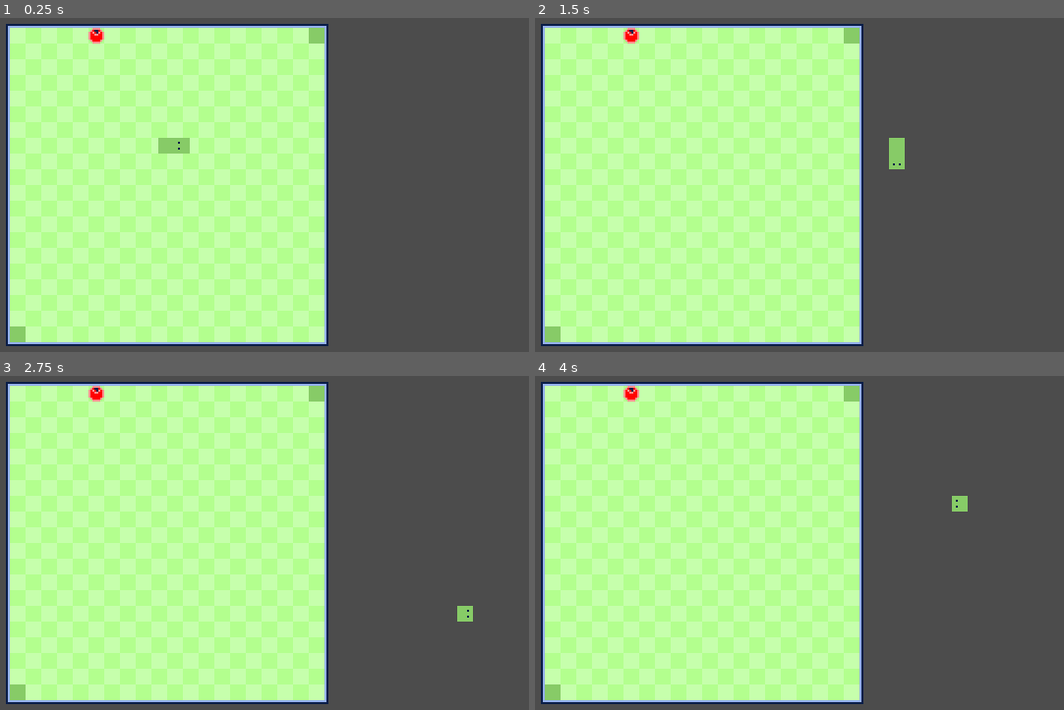
Above: before the commit, frames 1-4 (two rows, left to right).
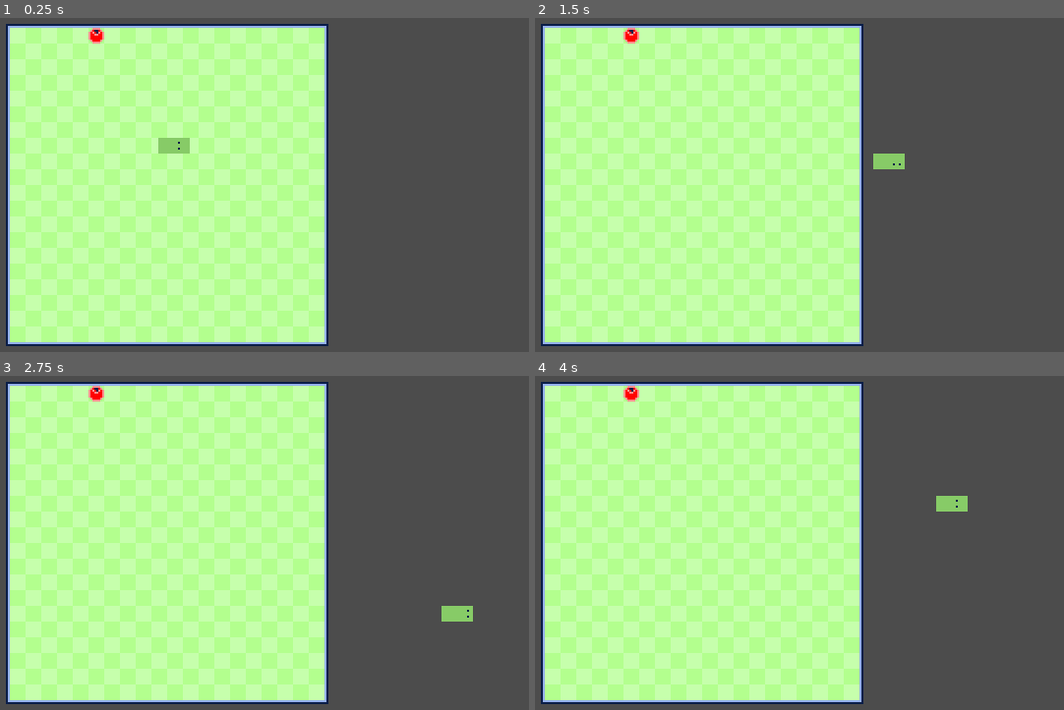
Above: after the commit, the same moments.

Repository: JustKwa/Snak-e
Game: Godot game, scene res://Scenes/level.tscn
Two runs of this game, one before a commit and one after it. Both use one fixed random seed, a clock stepped at 60 frames per second and the inputs below.
Inputs:
- Up to frame 1 (0.25 s): no input
- Up to frame 2 (1.5 s): hold Right (ui_right) 0.53-1.28 s; hold Down (ui_down) from 1.28 s (still down)
- Up to frame 3 (2.75 s): release Down (ui_down) at 2.03 s; hold Right (ui_right) from 2.03 s (still down)
- Up to frame 4 (4 s): release Right (ui_right) at 2.78 s; hold Up (ui_up) 2.78-3.53 s; hold Left (ui_left) from 3.53 s (still down)

The runs differ from the first frame. In frame 1, 0.3% of the frame differs, in the area x 1-62%, y 2-98%; in frame 2, 0.6%, in the area x 1-70%, y 2-98%; in frame 3, 0.4%; in frame 4, 0.4%.
Error before the commit: Invalid operands 'float' and 'Nil' in operator '*'. (res://Scripts/body.gd:28)

Commit message:
emit signal when body change direction

Diff:
--- a/Scenes/level.tscn
+++ b/Scenes/level.tscn
@@ -1,9 +1,8 @@
-[gd_scene load_steps=7 format=2]
+[gd_scene load_steps=6 format=2]
 
 [ext_resource path="res://Sprites/grid.png" type="Texture" id=1]
 [ext_resource path="res://Scenes/Snake.tscn" type="PackedScene" id=2]
 [ext_resource path="res://Scripts/level.gd" type="Script" id=3]
-[ext_resource path="res://Scenes/body.tscn" type="PackedScene" id=4]
 [ext_resource path="res://Sprites/grid_tile.png" type="Texture" id=5]
 
 [sub_resource type="TileSet" id=1]
@@ -40,9 +39,3 @@
 
 [node name="snake" parent="." instance=ExtResource( 2 )]
 position = Vector2( 139, 76 )
-
-[node name="body" parent="." instance=ExtResource( 4 )]
-position = Vector2( 228, 20 )
-
-[node name="body2" parent="." instance=ExtResource( 4 )]
-position = Vector2( 76, 172 )
--- a/Scripts/body.gd
+++ b/Scripts/body.gd
@@ -3,6 +3,7 @@
 var direction = []
 var current_pos
 var percent_to_tile = 0.0
+var is_connected = true
 export var global_var: Resource = preload("res://global_var.tres")
 
 
--- a/Scripts/head.gd
+++ b/Scripts/head.gd
@@ -4,6 +4,8 @@
 var current_pos
 var percent_to_tile = 0.0
 export var global_var: Resource = preload("res://global_var.tres")
+
+signal change_dir
 
 
 func _ready():
@@ -25,6 +27,7 @@
 		if direction.size() > 1:
 			direction.pop_front()
 			rotate_sprite()
+			emit_signal("change_dir")
 	else:
 		position = current_pos + (global_var.GRID_SIZE * percent_to_tile * direction.front())
 	pass
--- a/Scripts/snake.gd
+++ b/Scripts/snake.gd
@@ -12,7 +12,6 @@
 	input_dir.append(Vector2(1, 0))
 	head.direction.append(input_dir.front())
 	$body.direction.append(head.direction.front())
-	pass
 
 
 func _physics_process(_delta):
@@ -30,19 +29,22 @@
 			if input.x + input_dir.back().x != 0 or input.y + input_dir.back().y != 0:
 				input_dir.append(input)
 				head.direction.append(input)
-				head.rotate_sprite()
 
-	pass
+	head.connect("change_dir", self, "change_body_dir")
 
-# func spawn_body():
-# 	var instance = body.instance()
-# 	var prev_body = get_child(get_child_count() - 1)
-# 	if prev_body.name == "head":
-# 		instance.position = prev_body.position * global_var.gap * prev_body.direction.front()
-# 	else:
-# 		instance.position = prev_body.position
-# 	instance.direction.append(Vector2.ZERO)
-# 	for i in prev_body.direction:
-# 		instance.direction.append(i)
-# 	add_child(instance)
-# 	pass
+
+func change_body_dir():
+	get_child(1).direction.append(head.direction.front())
+
+
+func spawn_body():
+	var instance = body.instance()
+	var prev_body = get_child(get_child_count() - 1)
+	if prev_body.name == "head":
+		instance.position = prev_body.position * global_var.gap * prev_body.direction.front()
+	else:
+		instance.position = prev_body.position
+	instance.direction.append(Vector2.ZERO)
+	for i in prev_body.direction:
+		instance.direction.append(i)
+	call_deferred("add_child", instance)
